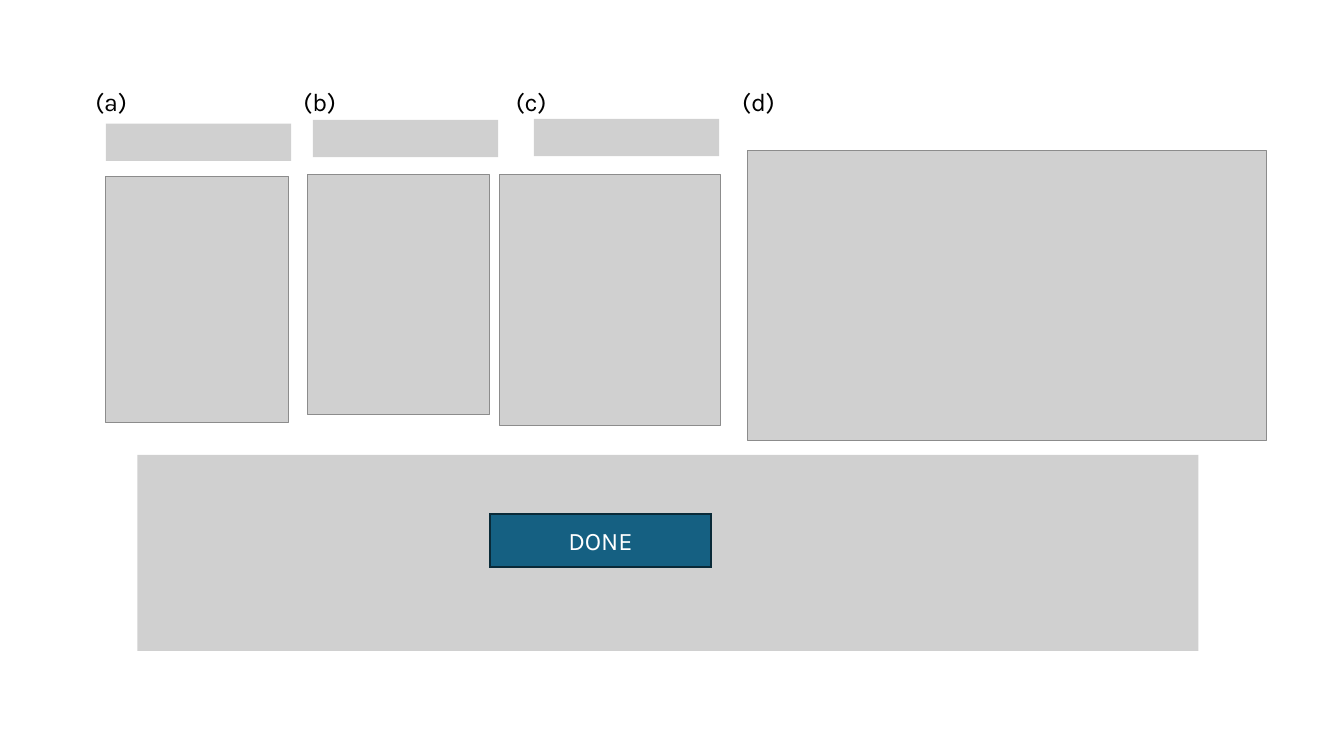
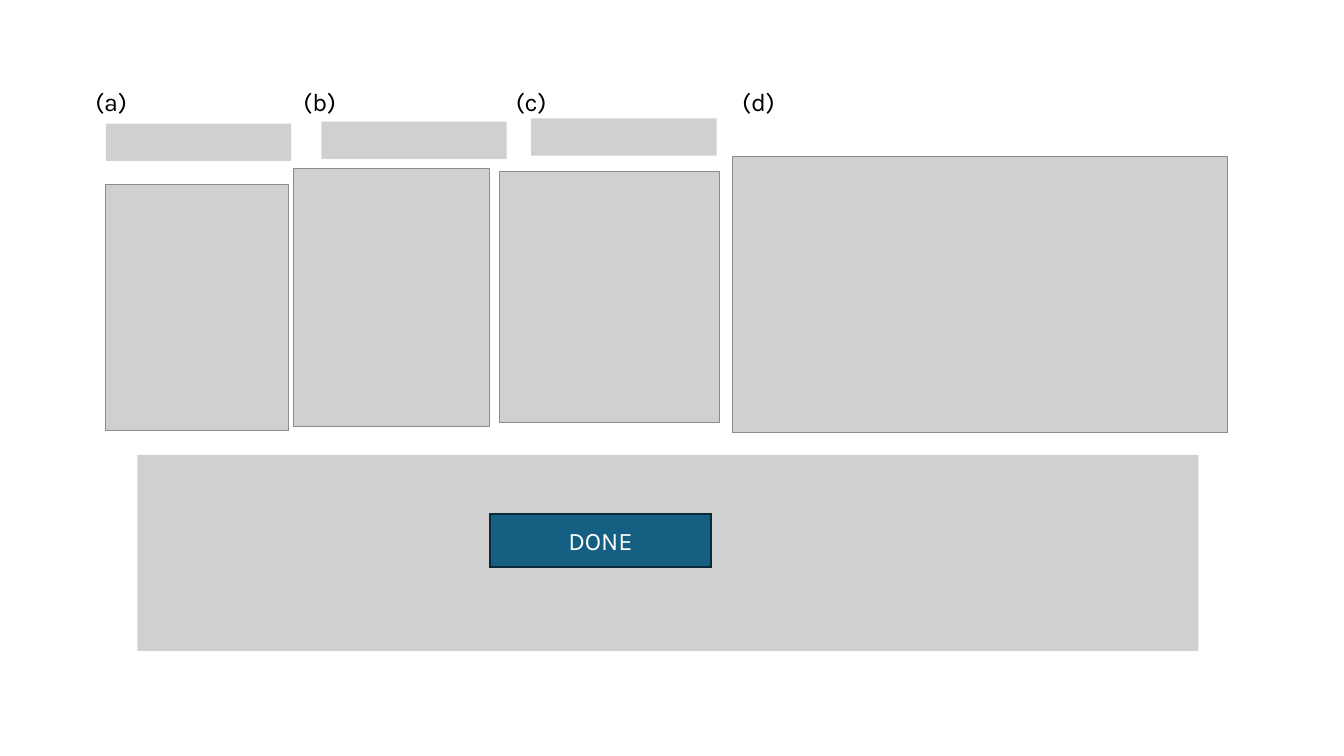
Before and after one commit to tyokokur/presentations, a slide deck: slide 7 of SYSG3_paper.pptx. Drawn at 1344x756 pixels with LibreOffice and Linux fonts; fonts in the diff are those of the drawing; grey boxes stand for pictures. Boxes give left, top, right and bottom in pixels: in the first picture for what was removed or moved away, otherwise in the second. Text is boxed around its words. In the diff, an @@ line names an element or a change of style, - is before the commit and + after.

```diff
--- a/SYSG3_paper.pptx
+++ b/SYSG3_paper.pptx
@@ picture: place and size @@
-picture at bbox=[313, 120, 498, 157]
+picture at bbox=[322, 122, 507, 159]
@@ picture: place and size @@
-picture at bbox=[308, 175, 490, 415]
+picture at bbox=[293, 168, 490, 426]
@@ picture: place and size @@
-picture at bbox=[500, 175, 720, 426]
+picture at bbox=[500, 171, 720, 422]
@@ picture: place and size @@
-picture at bbox=[747, 151, 1266, 441]
+picture at bbox=[732, 156, 1227, 433]
@@ picture: place and size @@
-picture at bbox=[106, 176, 288, 422]
+picture at bbox=[106, 185, 288, 431]
```
Also in this commit, not shown: 4 other slides changed.
